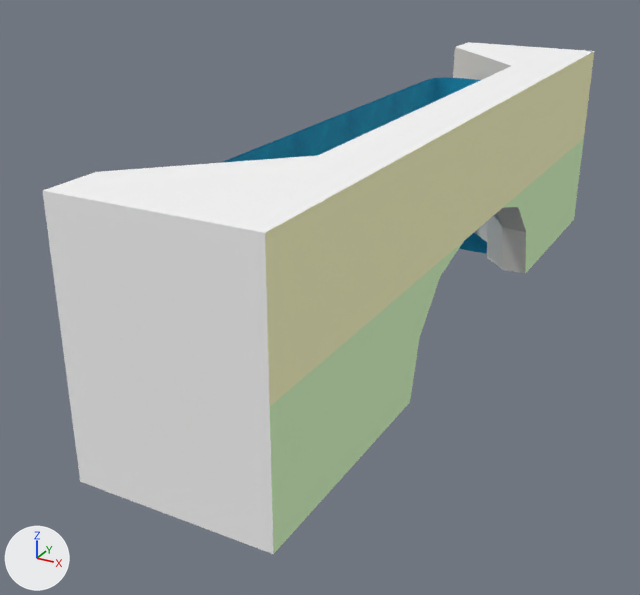
What one commit did to the glTF model assemblies/Cliff_Cave_Entrance_Waterfall_Narrow_Top.glb.
Before and after are seen from a 50 mm camera at (275.0, -903.0, 348.0) aimed at (-78.0, -260.0, 26.0). The axes (+X, +Y, +Z) are drawn at lower left. The lights are the same throughout. The first picture is the older version. Where no turn or scale is listed for an object, it has been applied to the vertices.

Objects in the first picture: 'Cave_Center_Top_1x1.001', 'Cave_Edge_Esse_Top_3x4.001', 'Cave_Edge_Esse_Top_3x4.003', 'Water_Waterfall_Mid_Center_1x1.003', 'Water_Waterfall_Mid_Left_1x1.001', 'Water_Waterfall_Mid_Left_1x1.003', 'Water_Waterfall_Mid_Right_1x1.003'.
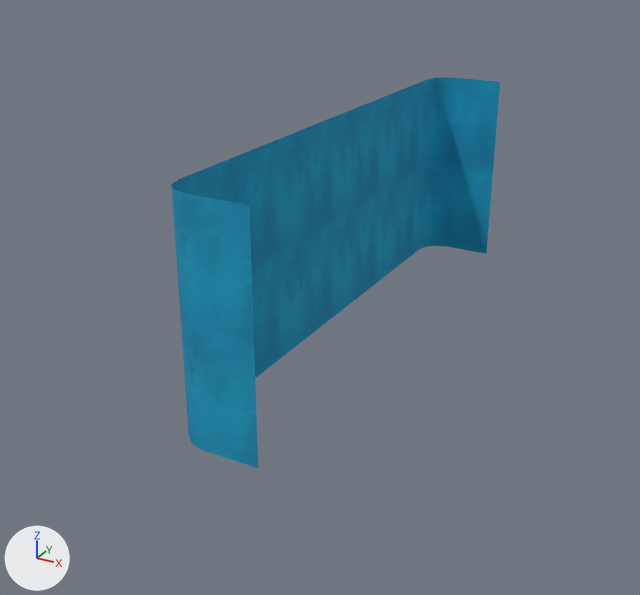
Commit message: Remove the cave models

Not drawn themselves, but carrying or shaping drawn objects: ob_rootnode, ob_rootnode_001, ob_rootnode_002, ob_rootnode_003, ob_rootnode_004, ob_rootnode_005.

Boxes (x1, y1, x2, y2) around the edits, measured in the pictures (640 x 595 px):
'Cave_Edge_Esse_Top_3x4.001', deleted
    before: (43, 112, 473, 554)
'Cave_Edge_Esse_Top_3x4.003', deleted
    before: (453, 42, 594, 274)
'Water_Waterfall_Mid_Right_1x1.003', moved
    before: (220, 130, 304, 163)
    after: (171, 130, 304, 345)
'Water_Waterfall_Mid_Left_1x1.003', moved
    before: (355, 77, 480, 138)
    after: (354, 77, 500, 209)
'Water_Waterfall_Mid_Left_1x1.001', moved
    before: (459, 233, 487, 254)
    after: (353, 165, 493, 301)
'Cave_Center_Top_1x1.001', deleted
    before: (413, 91, 513, 240)
'Water_Waterfall_Mid_Center_1x1.003', moved
    before: (303, 108, 356, 156)
    after: (303, 108, 356, 239)

Diff of the bpy script that builds the scene:
```diff
--- a/assemblies/Cliff_Cave_Entrance_Waterfall_Narrow_Top.glb.py
+++ b/assemblies/Cliff_Cave_Entrance_Waterfall_Narrow_Top.glb.py
@@ ob_rootnode @@
 ob_rootnode = bpy.data.objects.new('RootNode', None)
-ob_rootnode.parent = ob_cave_edge_esse_top_3x4
+ob_rootnode.parent = ob_water_waterfall_mid_left_1x1
 ob_rootnode.location = (0.0, 0.0, 0.0)
@@ ob_cave_edge_esse_top_3x4_001 @@
-ob_cave_edge_esse_top_3x4_001 = bpy.data.objects.new('Cave_Edge_Esse_Top_3x4.001', me_object6_006)
@@ ob_rootnode_001 @@
 ob_rootnode_001 = bpy.data.objects.new('RootNode.001', None)
-ob_rootnode_001.parent = ob_water_waterfall_mid_left_1x1
+ob_rootnode_001.parent = ob_water_waterfall_mid_center_1x1
 ob_rootnode_001.location = (0.0, 0.0, 0.0)
@@ ob_water_waterfall_mid_left_1x1_001 @@
 ob_water_waterfall_mid_left_1x1_001 = bpy.data.objects.new('Water_Waterfall_Mid_Left_1x1.001', me_object159_007)
-ob_water_waterfall_mid_left_1x1_001.parent = ob_rootnode_001
+ob_water_waterfall_mid_left_1x1_001.parent = ob_rootnode
 ob_water_waterfall_mid_left_1x1_001.location = (0.0, 0.0, 0.0)
@@ ob_rootnode_002 @@
 ob_rootnode_002 = bpy.data.objects.new('RootNode.002', None)
-ob_rootnode_002.parent = ob_cave_edge_esse_top_3x4_002
+ob_rootnode_002.parent = ob_water_waterfall_mid_left_1x1_002
 ob_rootnode_002.location = (0.0, 0.0, 0.0)
@@ ob_cave_edge_esse_top_3x4_003 @@
-ob_cave_edge_esse_top_3x4_003 = bpy.data.objects.new('Cave_Edge_Esse_Top_3x4.003', me_object6_006)
@@ ob_rootnode_003 @@
 ob_rootnode_003 = bpy.data.objects.new('RootNode.003', None)
-ob_rootnode_003.parent = ob_water_waterfall_mid_center_1x1
+ob_rootnode_003.parent = ob_water_waterfall_mid_right_1x1
 ob_rootnode_003.location = (0.0, 0.0, 0.0)
@@ ob_rootnode_004 @@
 ob_rootnode_004 = bpy.data.objects.new('RootNode.004', None)
-ob_rootnode_004.parent = ob_water_waterfall_mid_left_1x1_002
+ob_rootnode_004.parent = ob_water_waterfall_mid_center_1x1_002
 ob_rootnode_004.location = (0.0, 0.0, 0.0)
@@ ob_water_waterfall_mid_left_1x1_003 @@
 ob_water_waterfall_mid_left_1x1_003 = bpy.data.objects.new('Water_Waterfall_Mid_Left_1x1.003', me_object159_007)
-ob_water_waterfall_mid_left_1x1_003.parent = ob_rootnode_004
+ob_water_waterfall_mid_left_1x1_003.parent = ob_rootnode_002
 ob_water_waterfall_mid_left_1x1_003.location = (0.0, 0.0, 0.0)
@@ ob_rootnode_005 @@
 ob_rootnode_005 = bpy.data.objects.new('RootNode.005', None)
-ob_rootnode_005.parent = ob_cave_center_top_1x1
+ob_rootnode_005.parent = ob_water_waterfall_mid_right_1x1_002
 ob_rootnode_005.location = (0.0, 0.0, 0.0)
@@ ob_cave_center_top_1x1_001 @@
-ob_cave_center_top_1x1_001 = bpy.data.objects.new('Cave_Center_Top_1x1.001', me_object2_011)
@@ ob_water_waterfall_mid_center_1x1_003 @@
 ob_water_waterfall_mid_center_1x1_003 = bpy.data.objects.new('Water_Waterfall_Mid_Center_1x1.003', me_object145_003)
-ob_water_waterfall_mid_center_1x1_003.parent = ob_rootnode_007
+ob_water_waterfall_mid_center_1x1_003.parent = ob_rootnode_004
 ob_water_waterfall_mid_center_1x1_003.location = (0.0, 0.0, 0.0)
@@ ob_water_waterfall_mid_right_1x1_003 @@
 ob_water_waterfall_mid_right_1x1_003 = bpy.data.objects.new('Water_Waterfall_Mid_Right_1x1.003', me_object159_006)
-ob_water_waterfall_mid_right_1x1_003.parent = ob_rootnode_008
+ob_water_waterfall_mid_right_1x1_003.parent = ob_rootnode_005
 ob_water_waterfall_mid_right_1x1_003.location = (0.0, 0.0, 0.0)
```
